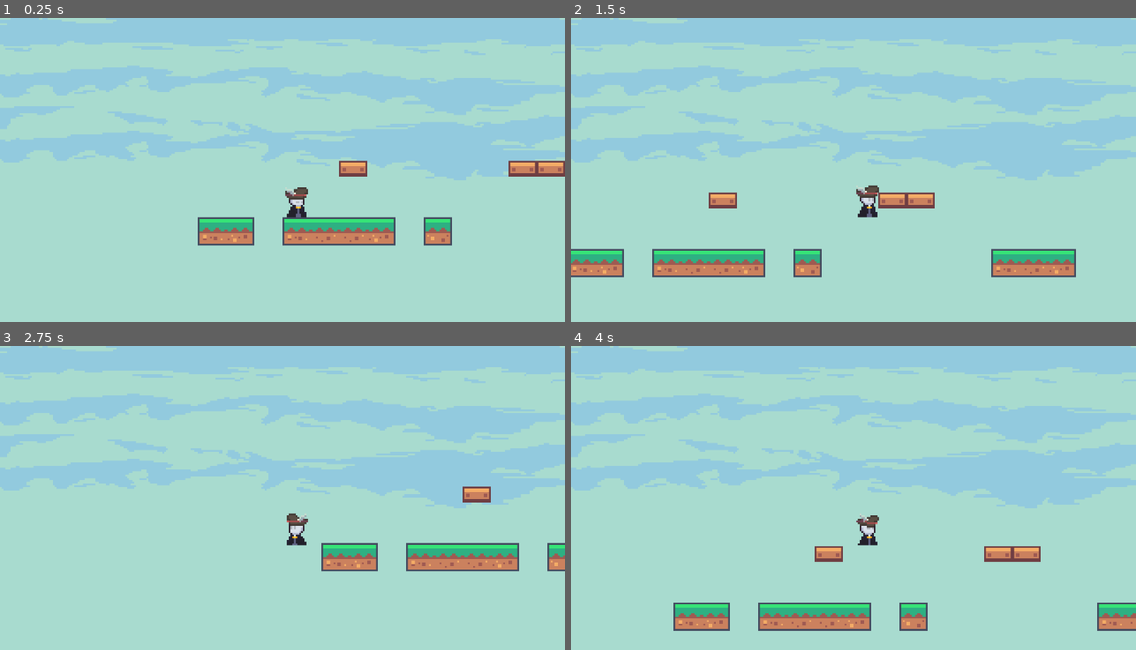
Above: before the commit, frames 1-4 (two rows, left to right).
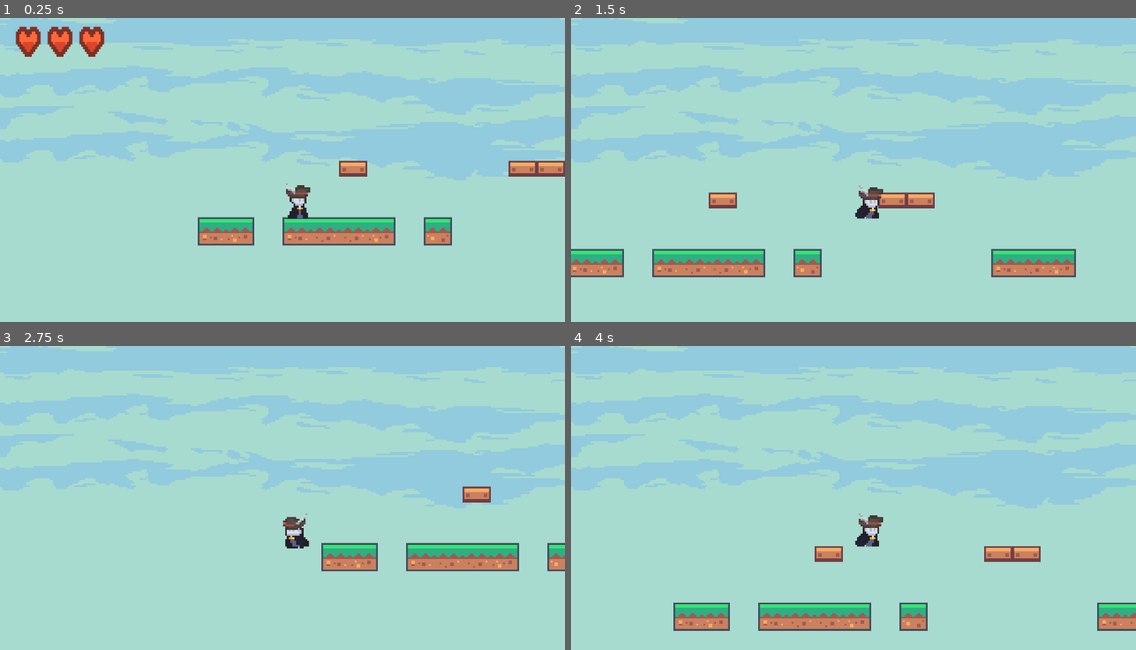
Above: after the commit, the same moments.

Repository: TESTLYgribble/Platformer2D
Game: Godot game, scene res://Scenes/main.tscn
The game is run twice, just before and just after one commit, with the same random seed, the same clock (stepped at 60 frames per second) and the same inputs.
Inputs:
- Up to frame 1 (0.25 s): no input
- Up to frame 2 (1.5 s): tap Enter at 0.5 s; hold F 0.53-1.28 s; hold Right (ui_right) from 0.53 s (still down); tap Space (Jump) at 0.77 s; tap G at 0.8, 1.35 s
- Up to frame 3 (2.75 s): tap Space (Jump) at 1.52 s; tap F at 1.55 s; release Right (ui_right) at 2.03 s; hold Left (ui_left) from 2.03 s (still down); hold F from 2.03 s (still down); tap G at 2.3 s
- Up to frame 4 (4 s): release Left (ui_left) at 2.78 s; release F at 2.78 s; hold Right (ui_right) from 2.78 s (still down); tap G at 2.85, 3.8 s; tap Space (Jump) at 3.02, 3.77 s; tap F at 3.05 s; hold F from 3.53 s (still down)

The runs differ from the first frame. In frame 1, 1.3% of the frame differs, in the area x 2-55%, y 2-66%; in frame 2, 0.3%; in frame 3, 0.3%; in frame 4, 0.3%.

Commit message:
Added idle+running animations, tested hud

Diff:
--- a/Scenes/Player.tscn
+++ b/Scenes/Player.tscn
@@ -1,55 +1,124 @@
 [gd_scene format=3 uid="uid://b0fpt8yg7pois"]
 
 [ext_resource type="Script" uid="uid://7pkiaigptn2n" path="res://Scripts/player.gd" id="1_kyqiw"]
-[ext_resource type="Texture2D" uid="uid://7qim0b6dsycl" path="res://Assets/Honu-Sheet.png" id="1_rpqav"]
+[ext_resource type="Texture2D" uid="uid://c2n5a0uvoqpce" path="res://Assets/godotidle.png" id="2_kyqiw"]
+[ext_resource type="Texture2D" uid="uid://bul2x5m8iuy2h" path="res://Assets/godotrun.png" id="3_gntrk"]
 
 [sub_resource type="RectangleShape2D" id="RectangleShape2D_kyqiw"]
 size = Vector2(9, 14)
 
-[sub_resource type="AtlasTexture" id="AtlasTexture_8gbba"]
-atlas = ExtResource("1_rpqav")
-region = Rect2(0, 0, 13, 18)
+[sub_resource type="AtlasTexture" id="AtlasTexture_gntrk"]
+atlas = ExtResource("2_kyqiw")
+region = Rect2(0, 0, 640, 640)
 
-[sub_resource type="AtlasTexture" id="AtlasTexture_jjvhh"]
-atlas = ExtResource("1_rpqav")
-region = Rect2(15, 0, 13, 18)
+[sub_resource type="AtlasTexture" id="AtlasTexture_dewec"]
+atlas = ExtResource("2_kyqiw")
+region = Rect2(640, 0, 640, 640)
 
-[sub_resource type="AtlasTexture" id="AtlasTexture_kry3j"]
-atlas = ExtResource("1_rpqav")
-region = Rect2(30, 0, 13, 18)
+[sub_resource type="AtlasTexture" id="AtlasTexture_5ixxa"]
+atlas = ExtResource("2_kyqiw")
+region = Rect2(1280, 0, 640, 640)
 
-[sub_resource type="AtlasTexture" id="AtlasTexture_21xkr"]
-atlas = ExtResource("1_rpqav")
-region = Rect2(45, 0, 13, 18)
+[sub_resource type="AtlasTexture" id="AtlasTexture_nn08x"]
+atlas = ExtResource("2_kyqiw")
+region = Rect2(0, 640, 640, 640)
 
-[sub_resource type="AtlasTexture" id="AtlasTexture_6bp64"]
-atlas = ExtResource("1_rpqav")
-region = Rect2(60, 0, 13, 18)
+[sub_resource type="AtlasTexture" id="AtlasTexture_52ee3"]
+atlas = ExtResource("2_kyqiw")
+region = Rect2(640, 640, 640, 640)
+
+[sub_resource type="AtlasTexture" id="AtlasTexture_bhhdu"]
+atlas = ExtResource("2_kyqiw")
+region = Rect2(1280, 640, 640, 640)
+
+[sub_resource type="AtlasTexture" id="AtlasTexture_megsn"]
+atlas = ExtResource("2_kyqiw")
+region = Rect2(0, 1280, 640, 640)
+
+[sub_resource type="AtlasTexture" id="AtlasTexture_yoq75"]
+atlas = ExtResource("2_kyqiw")
+region = Rect2(640, 1280, 640, 640)
+
+[sub_resource type="AtlasTexture" id="AtlasTexture_ksbbd"]
+atlas = ExtResource("3_gntrk")
+region = Rect2(0, 0, 640, 640)
+
+[sub_resource type="AtlasTexture" id="AtlasTexture_glx4g"]
+atlas = ExtResource("3_gntrk")
+region = Rect2(640, 0, 640, 640)
+
+[sub_resource type="AtlasTexture" id="AtlasTexture_miouo"]
+atlas = ExtResource("3_gntrk")
+region = Rect2(1280, 0, 640, 640)
+
+[sub_resource type="AtlasTexture" id="AtlasTexture_o3h8g"]
+atlas = ExtResource("3_gntrk")
+region = Rect2(0, 640, 640, 640)
+
+[sub_resource type="AtlasTexture" id="AtlasTexture_1e7my"]
+atlas = ExtResource("3_gntrk")
+region = Rect2(640, 640, 640, 640)
+
+[sub_resource type="AtlasTexture" id="AtlasTexture_arntx"]
+atlas = ExtResource("3_gntrk")
+region = Rect2(1280, 640, 640, 640)
 
 [sub_resource type="SpriteFrames" id="SpriteFrames_y1q5r"]
 animations = [{
 "frames": [{
 "duration": 1.0,
-"texture": SubResource("AtlasTexture_8gbba")
+"texture": SubResource("AtlasTexture_gntrk")
 }, {
 "duration": 1.0,
-"texture": SubResource("AtlasTexture_jjvhh")
+"texture": SubResource("AtlasTexture_dewec")
 }, {
 "duration": 1.0,
-"texture": SubResource("AtlasTexture_kry3j")
+"texture": SubResource("AtlasTexture_5ixxa")
 }, {
 "duration": 1.0,
-"texture": SubResource("AtlasTexture_21xkr")
+"texture": SubResource("AtlasTexture_nn08x")
 }, {
 "duration": 1.0,
-"texture": SubResource("AtlasTexture_6bp64")
+"texture": SubResource("AtlasTexture_52ee3")
+}, {
+"duration": 1.0,
+"texture": SubResource("AtlasTexture_bhhdu")
+}, {
+"duration": 1.0,
+"texture": SubResource("AtlasTexture_megsn")
+}, {
+"duration": 1.0,
+"texture": SubResource("AtlasTexture_yoq75")
 }],
 "loop": 1,
 "name": &"Idle",
 "speed": 7.0
+}, {
+"frames": [{
+"duration": 1.0,
+"texture": SubResource("AtlasTexture_ksbbd")
+}, {
+"duration": 1.0,
+"texture": SubResource("AtlasTexture_glx4g")
+}, {
+"duration": 1.0,
+"texture": SubResource("AtlasTexture_miouo")
+}, {
+"duration": 1.0,
+"texture": SubResource("AtlasTexture_o3h8g")
+}, {
+"duration": 1.0,
+"texture": SubResource("AtlasTexture_1e7my")
+}, {
+"duration": 1.0,
+"texture": SubResource("AtlasTexture_arntx")
+}],
+"loop": 1,
+"name": &"Running",
+"speed": 7.0
 }]
 
-[node name="PlayerBody" type="CharacterBody2D" unique_id=369501526]
+[node name="PlayerBody" type="CharacterBody2D" unique_id=369501526 groups=["Player"]]
 script = ExtResource("1_kyqiw")
 
 [node name="CollisionShape2D" type="CollisionShape2D" parent="." unique_id=1863679903]
@@ -59,5 +128,6 @@
 
 [node name="AnimatedSprite2D" type="AnimatedSprite2D" parent="." unique_id=1104124921]
 texture_filter = 1
+scale = Vector2(0.05, 0.05)
 sprite_frames = SubResource("SpriteFrames_y1q5r")
 animation = &"Idle"
--- a/Scenes/main.tscn
+++ b/Scenes/main.tscn
@@ -65,26 +65,6 @@
 position = Vector2(-8, 18)
 offset = Vector2(0, -32)
 
-[node name="HUD" type="Control" parent="PlayerBody/Camera2D" unique_id=1767347849]
-layout_mode = 3
-offset_left = -174.0
-offset_top = -121.0
-offset_right = 160.0
-offset_bottom = 57.0
-script = ExtResource("3_8gbba")
-
-[node name="HealthBox" type="HBoxContainer" parent="PlayerBody/Camera2D/HUD" unique_id=1872004576]
-texture_filter = 1
-custom_minimum_size = Vector2(50, 16)
-layout_mode = 0
-offset_top = -1.0
-offset_right = 50.0
-offset_bottom = 16.0
-
-[node name="HealthIcon" type="TextureRect" parent="PlayerBody/Camera2D/HUD/HealthBox" unique_id=997068867]
-layout_mode = 2
-texture = SubResource("AtlasTexture_kry3j")
-
 [node name="TextureRect" type="TextureRect" parent="PlayerBody/Camera2D" unique_id=983547845]
 z_index = -10
 texture_filter = 1
@@ -93,3 +73,32 @@
 offset_right = 334.0
 offset_bottom = 120.0
 texture = ExtResource("3_jjvhh")
+
+[node name="HUD" type="Control" parent="PlayerBody/Camera2D" unique_id=1767347849]
+layout_mode = 3
+anchors_preset = 0
+offset_left = -160.0
+offset_top = -122.0
+offset_right = 161.0
+offset_bottom = 58.0
+script = ExtResource("3_8gbba")
+
+[node name="HealthBox" type="HBoxContainer" parent="PlayerBody/Camera2D/HUD" unique_id=1872004576 groups=["Player"]]
+texture_filter = 1
+layout_mode = 0
+offset_left = 9.0
+offset_top = 5.0
+offset_right = 59.0
+offset_bottom = 22.0
+
+[node name="HealthIcon" type="TextureRect" parent="PlayerBody/Camera2D/HUD/HealthBox" unique_id=997068867]
+layout_mode = 2
+texture = SubResource("AtlasTexture_kry3j")
+
+[node name="HealthIcon2" type="TextureRect" parent="PlayerBody/Camera2D/HUD/HealthBox" unique_id=842788414]
+layout_mode = 2
+texture = SubResource("AtlasTexture_kry3j")
+
+[node name="HealthIcon3" type="TextureRect" parent="PlayerBody/Camera2D/HUD/HealthBox" unique_id=1620976727]
+layout_mode = 2
+texture = SubResource("AtlasTexture_kry3j")
--- a/Scripts/hud.gd
+++ b/Scripts/hud.gd
@@ -3,7 +3,7 @@
 @onready var health_box: HBoxContainer = $HealthBox
 
 func _ready() -> void:
-	var player = get_node_or_null("../PlayerBody")
+	var player = get_tree().get_first_node_in_group("Player")
 	if player:
 		if player.has_signal("update_health"):
 			player.update_health.connect(update_health_display)
--- a/Scripts/player.gd
+++ b/Scripts/player.gd
@@ -2,10 +2,13 @@
 
 @onready var player_sprite: AnimatedSprite2D = $AnimatedSprite2D
 
+var player_health:int = 3
 var gravity: float = 500.0
 var jump_velocity: float = -200.0
 var move_speed: float = 120.0
 var spawn_position: Vector2
+
+signal update_health(current_health)
 
 func _ready() -> void:
 	player_sprite.play("Idle")
@@ -28,7 +31,17 @@
 	if direction != 0:
 		velocity.x = direction * move_speed
 		player_sprite.flip_h = (direction < 0)
+		player_sprite.play("Running")
 	else:
 		velocity.x = move_toward(velocity.x, 0, move_speed)
+		player_sprite.play("Idle")
 
 	move_and_slide()
+
+	#testing for update_health_signal
+	if(Input.is_key_pressed(KEY_F)):
+		player_health-=1
+		update_health.emit(player_health)
+	if(Input.is_key_pressed(KEY_G)):
+		player_health+=1
+		update_health.emit(player_health)
--- a/project.godot
+++ b/project.godot
@@ -22,6 +22,10 @@
 window/stretch/mode="canvas_items"
 window/stretch/aspect="expand"
 
+[global_group]
+
+Player=""
+
 [input]
 
 Jump={
Binary file added: Assets/godotidle.png
Not shown, added: Assets/godotidle.png.import
Binary file added: Assets/godotrun.png
Not shown, added: Assets/godotrun.png.import
